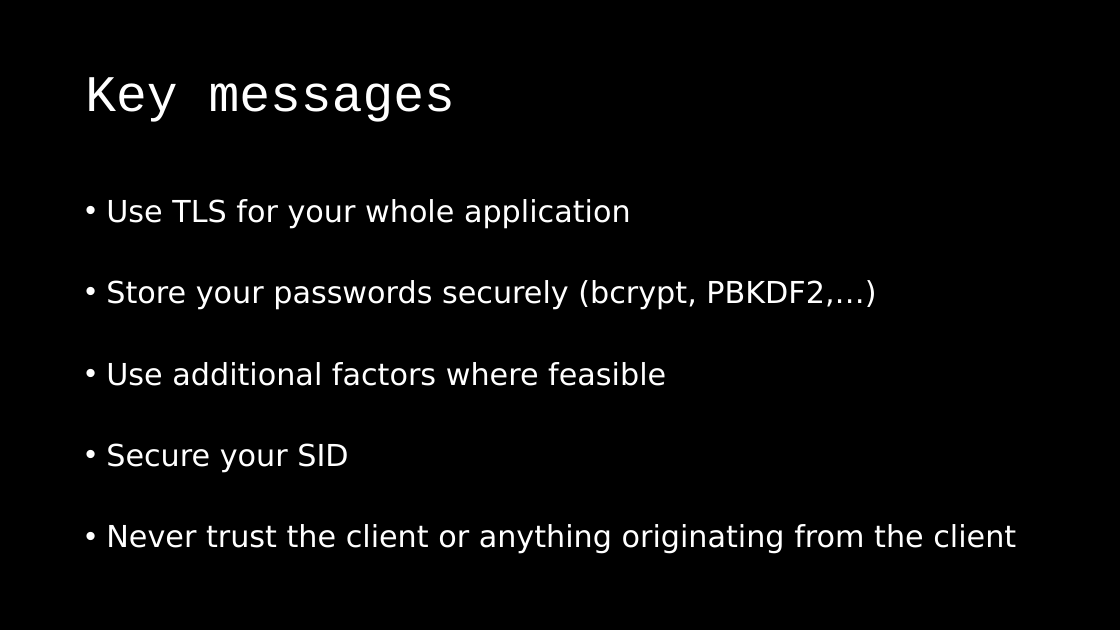
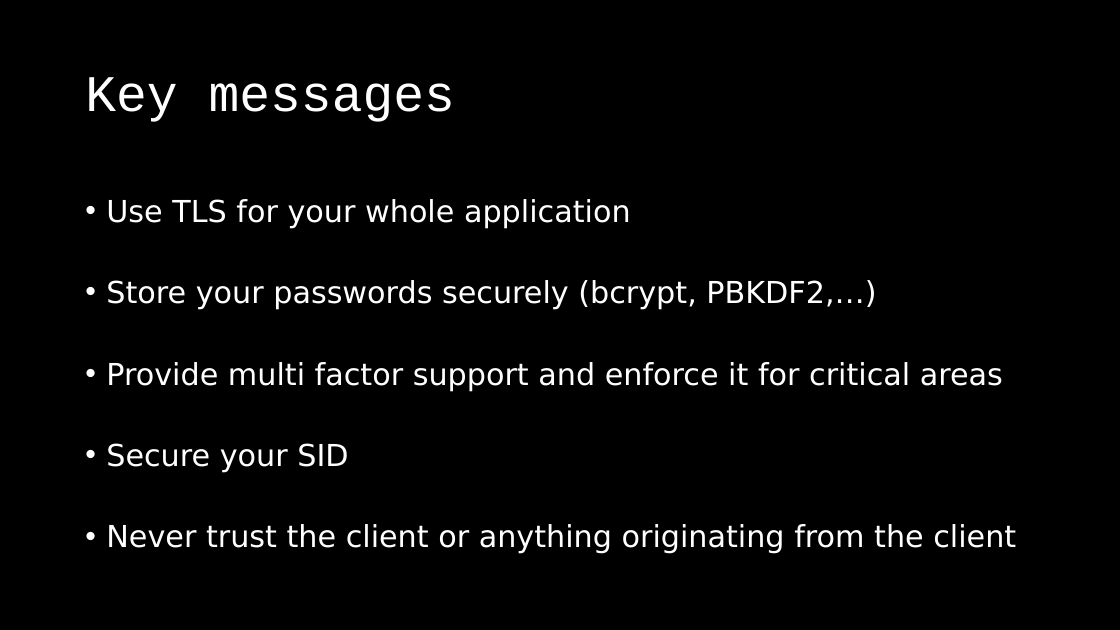
Before and after one commit to dschwarz91/websec-lecture, a slide deck: slide 25 of slides/X_Revision_Day_2.pptx. Drawn at 1120x630 pixels with LibreOffice and Linux fonts; fonts in the diff are those of the drawing. Boxes give left, top, right and bottom in pixels: in the first picture for what was removed or moved away, otherwise in the second. Text is boxed around its words. In the diff, an @@ line names an element or a change of style, - is before the commit and + after.

```diff
--- a/slides/X_Revision_Day_2.pptx
+++ b/slides/X_Revision_Day_2.pptx
@@ text at (106, 362, 1003, 391): text changed @@
-• Use additional factors where feasible
+• Provide multi factor support and enforce it for critical areas
```
Also in this commit, not shown: 2 other files.
